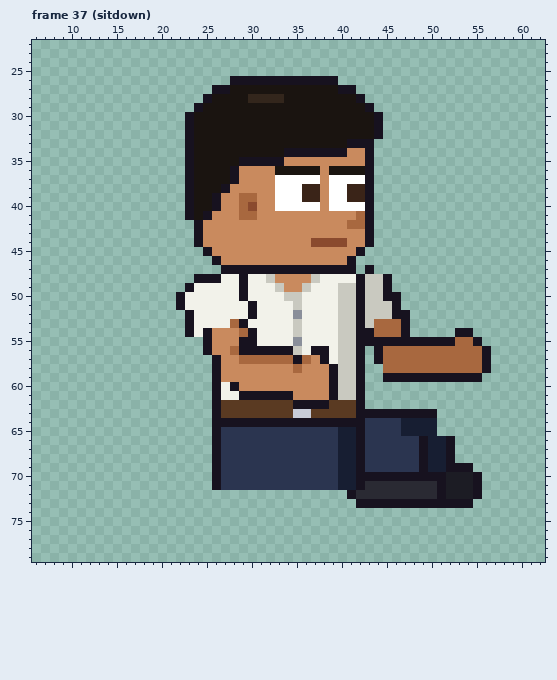
Two versions of one pixel-art file, sprites/expo/expo_vendj_right_anim.aseprite. The picture above is the old version.
64x80 pixels, 129 frames. Colours within 5 levels of each other are drawn and written as one. Shown: frame 37 (sitdown): x 6..62, y 22..79. The old version is drawn lined up with the new one. The commit also changed other frames, which this record leaves out.
After the commit:
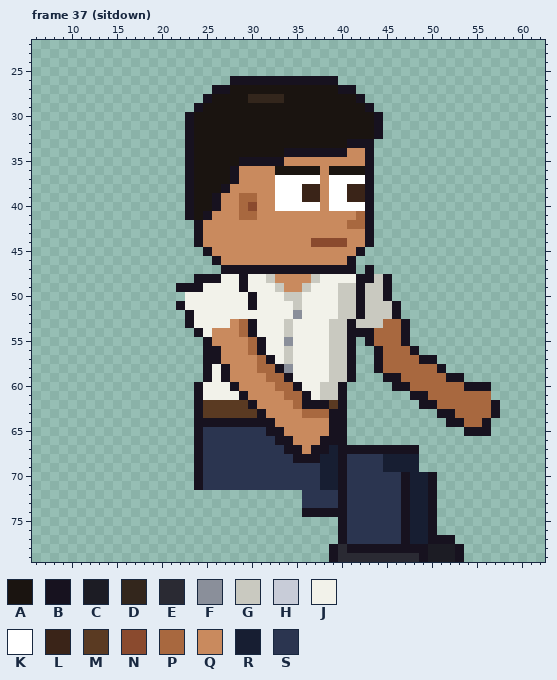
Palette (. is transparent): A #1a1410  B #17121f  C #1c1c24  D #33261c  E #2a2a33  F #8a8f9a  G #c9c9c0  H #c8ccd8  J #f2f2ea  K #ffffff  L #3a2418  M #5a3a22  N #8a4a2e  P #a8683f  Q #c98a5e  R #171e32  S #2b3550
Edits made:
whole drawing moved by +2,-6 (the old picture is shown already moved)
Frame 37 (sitdown):
y 48: x 43 G -> B
y 49: x 22 . -> B; x 24 J -> B
y 50: x 22 B -> .; x 29..30 BJ -> JB; x 46 B -> .
y 52: x 30 B -> J; x 47 B -> .
y 53: x 28..30 PBJ -> QPB; x 34..35 JG -> GJ; x 39 J -> G; x 41..42 GB -> BG; x 44 P -> G
y 54: x 23..25 BJB -> .BJ; x 34..35 JG -> GJ; x 39 J -> G; x 41 G -> B; x 53..54 BB -> ..
y 55: x 29..31 BBJ -> QPB; x 34..35 JF -> FJ; x 39 J -> G; x 41..42 GB -> B.; x 44..46 BBB -> PPP; x 48..55 BBBBBPPB -> ........
y 56: x 26 Q -> B; x 28..30 PBB -> QQP; x 32..35 BBBG -> JJGJ; x 37..39 BBJ -> JJG; x 41..42 GB -> B.; x 48..56 PPPPPPPPB -> B........
y 57: x 25 . -> B; x 29..30 PP -> QQ; x 32..39 PPPBPQBJ -> BJGJJJJG; x 41..42 GB -> B.; x 49..56 PPPPPPPB -> BB......
y 58: x 25..27 .BQ -> BJB; x 31..39 QQQQPQQQB -> PPBFJJJJG; x 41..42 GB -> B.; x 44 . -> B; x 51..56 PPPPPB -> B.....
y 59: x 25..27 .BQ -> BJB; x 32..39 QQQQQQQB -> PPBJJJJG; x 41..42 GB -> B.; x 47..51 BBBBB -> PPPPP; x 54..55 BB -> ..
y 60: x 24..26 ..B -> BJJ; x 33..42 QQQQQQBGGB -> PPBJJGGB..; x 46..56 ........... -> BBPPPPPPBBB
y 61: x 24..26 ..B -> BJJ; x 30..42 BBBBBQQQQBGGB -> QQQQPPBJGGB..; x 48..56 ......... -> BBPPPPPPP
y 62: x 24..26 ..B -> BMM; x 30..35 MMMMMB -> BQQQQP; x 40..42 MMB -> B..; x 49..57 ......... -> BBPPPPPPB
y 63: x 24..26 ..B -> BMM; x 31..57 MMMMHHMMMMMBBBBBBBBB....... -> BQQQQPPPBB..........BBPPPPB
y 64: x 24..25 .. -> BB; x 33..38 BBBBBB -> QQQQQQ; x 41..50 BBSSSSRRRR -> ..........; x 52..56 ..... -> BBPPB
y 65: x 24..26 ..B -> BSS; x 32..50 SSSSSSSSRRBSSSSRRRR -> BBQQQQQBB..........; x 54..56 ... -> BBB
y 66: x 24..26 ..B -> BSS; x 33..52 SSSSSSSRRBSSSSSSBRRB -> BBQQQBBB............
y 67: x 24..26 ..B -> BSS; x 34..41 SSSSSSRR -> BBQBBRBB; x 43..52 SSSSSSBRRB -> BBBBBB....
y 68: x 24..26 ..B -> BSS; x 35..42 SSSSSRRB -> BBBRRBSS; x 45..52 SSSSBRRB -> RRRR....
y 69: x 24..26 ..B -> BSS; x 38..42 SSRRB -> RRBSS; x 45..54 SSSSBRRBBB -> RRRR......
y 70: x 24..26 ..B -> BSS; x 38..46 SSRRBBBBB -> RRBSSSSSS; x 48..49 BB -> RR; x 51..55 BCCCB -> .....
y 71: x 24..26 ..B -> BSS; x 38..55 SSRRBEEEEEEEEBCCCB -> RRBSSSSSSBRRB.....
y 72: x 36..55 .....BEEEEEEEEEBCCCB -> SSSSBSSSSSSBRRB.....
y 73: x 36..46 ......BBBBB -> SSSSBSSSSSS; x 48..49 BB -> RR; x 51..54 BBBB -> ....
y 74: x 36..50 ............... -> BBBBBSSSSSSBRRB
y 75..76: x 40..50 ........... -> BSSSSSSBRRB
y 77: x 40..52 ............. -> BSSSSSSBRRBBB
y 78: x 39..53 ............... -> BEBBBBBBBBBCCCB
y 79: x 39..53 ............... -> BEEEEEEEEEBCCCB
Where, in picture pixels (left, top, right, bottom), the same in both pictures:
changed: (176, 274, 500, 562)
